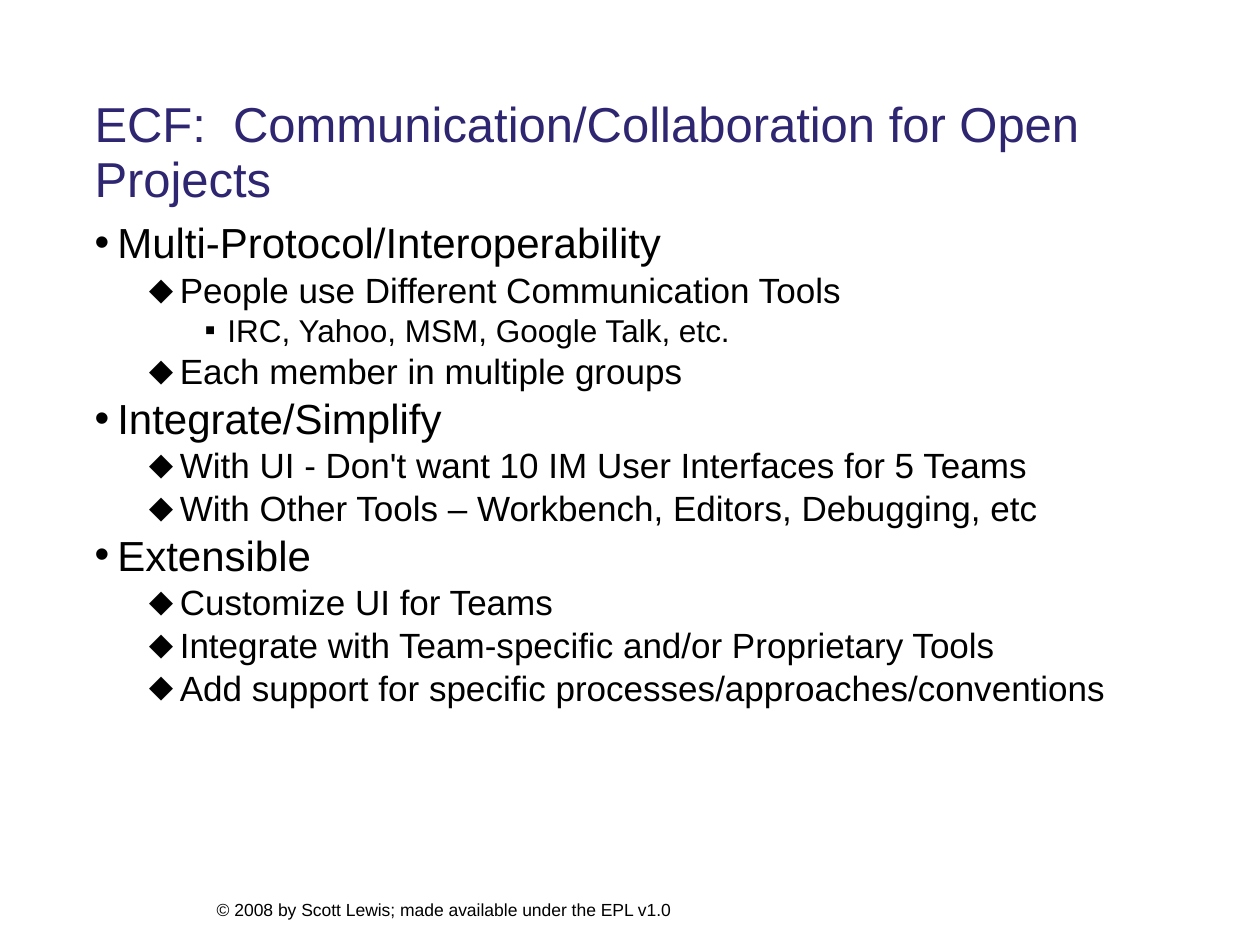
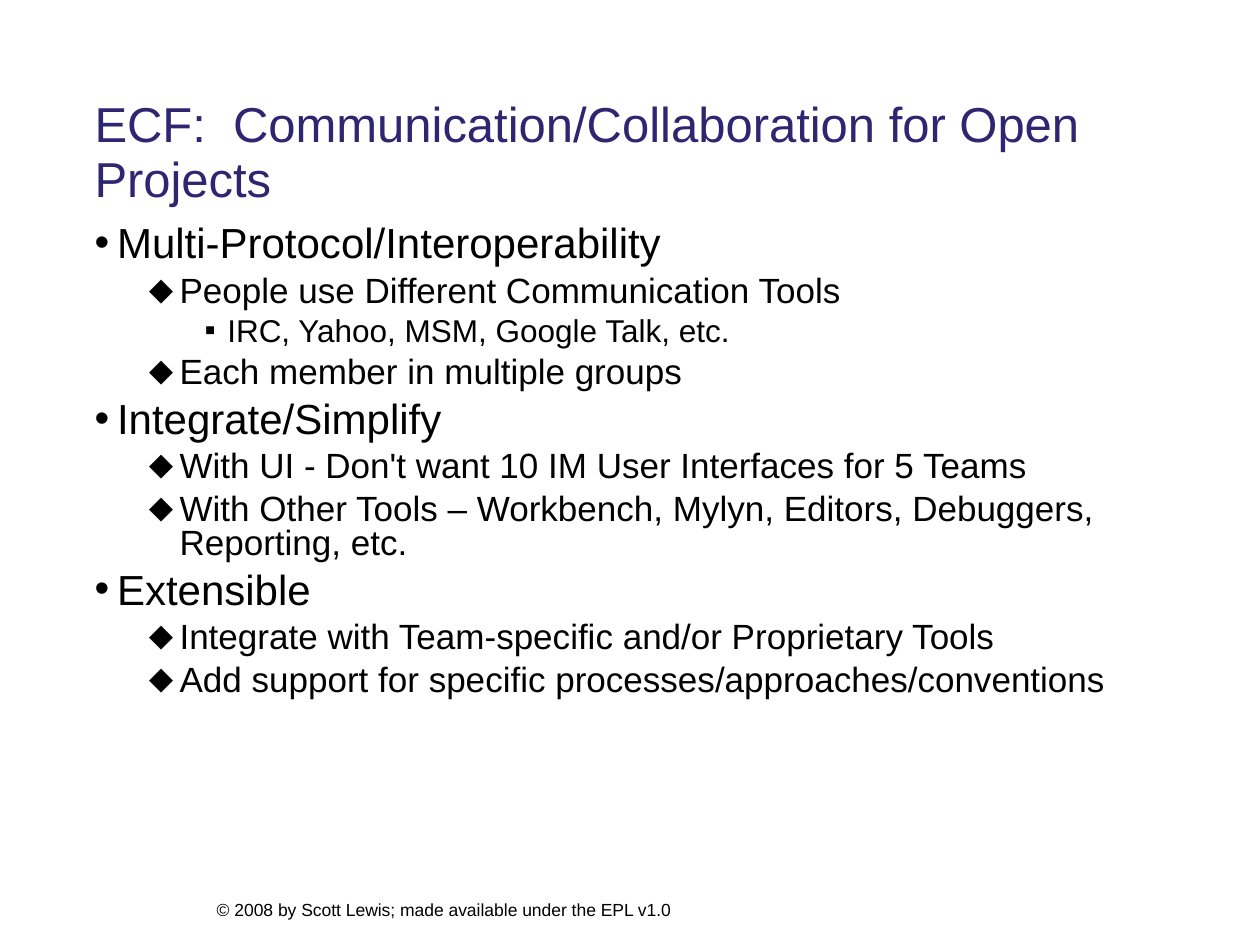
Before and after one commit to eclipse/ecf-website, a slide deck: slide 3 of presentations/eclipsecon2008/longtalk134/ecf_eclipsecon2008_134_DRAFT.ppt. Drawn at 1260x945 pixels with LibreOffice and Linux fonts; fonts in the diff are those of the drawing; background and template pictures are left out. Boxes give left, top, right and bottom in pixels: in the first picture for what was removed or moved away, otherwise in the second. Text is boxed around its words. In the diff, an @@ line names an element or a change of style, - is before the commit and + after.

Commit message:
New versions of talk slides

```diff
--- a/presentations/eclipsecon2008/longtalk134/ecf_eclipsecon2008_134_DRAFT.ppt
+++ b/presentations/eclipsecon2008/longtalk134/ecf_eclipsecon2008_134_DRAFT.ppt
@@ text at (x1=227, y1=319, x2=730, y2=348): indent changed @@
@@ text at (x1=180, y1=495, x2=1093, y2=562): text changed @@
-  ⬥ With Other Tools – Workbench, Editors, Debugging, etc
+  ⬥ With Other Tools – Workbench, Mylyn, Editors, Debuggers, Reporting, etc.
@@ text at (x1=180, y1=589, x2=553, y2=616): paragraph removed @@
-  ⬥ Customize UI for Teams
```
Also in this commit, not shown: 10 other slides changed, 1 slide removed, 1 other file.
